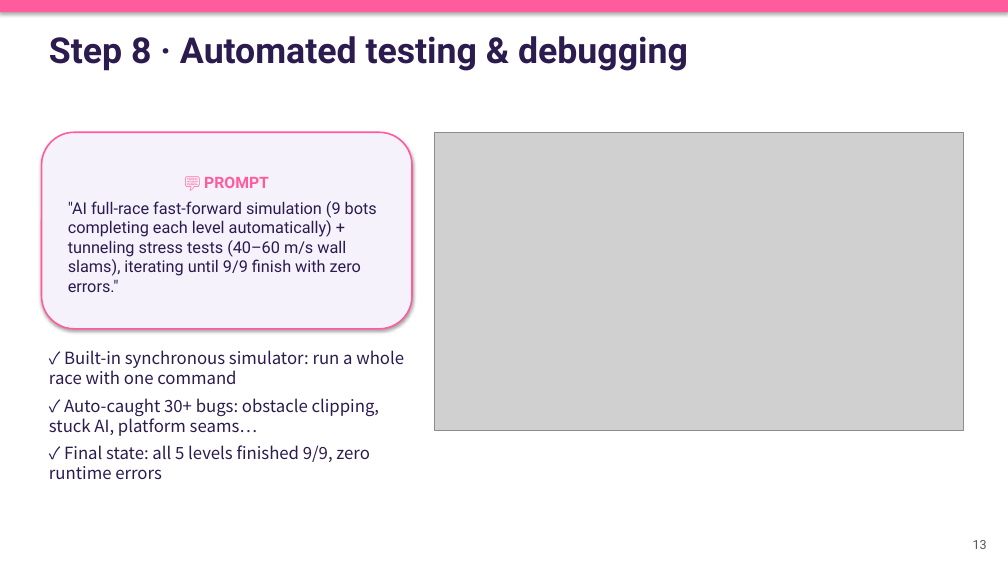
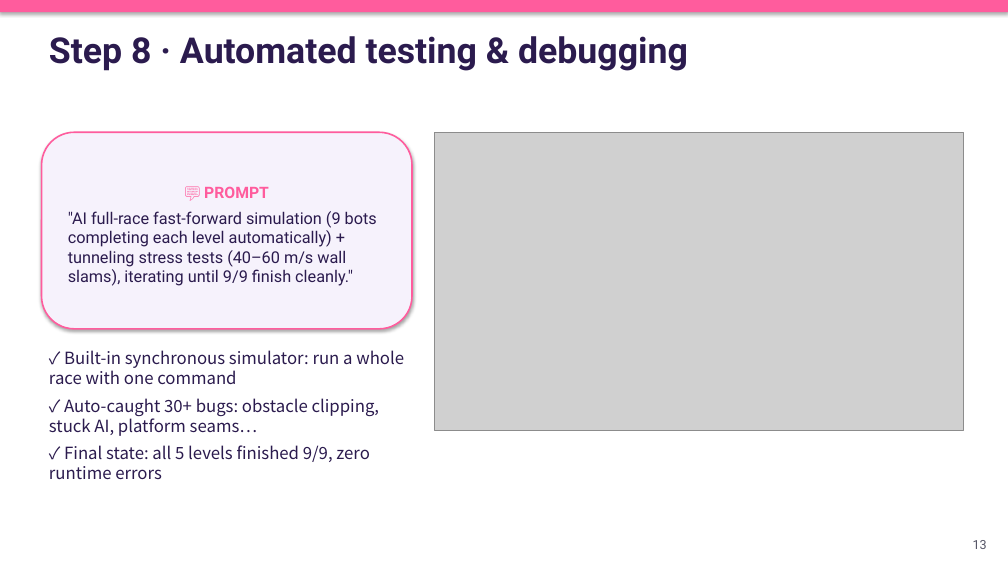
Before and after one commit to chengkaho98-svg/Mini3Dgame, a slide deck: slide 13 of AI_Game_Development_Playbook_EN.pptx. Drawn at 1008x567 pixels with LibreOffice and Linux fonts; fonts in the diff are those of the drawing; grey boxes stand for pictures. Boxes give left, top, right and bottom in pixels: in the first picture for what was removed or moved away, otherwise in the second. Text is boxed around its words. In the diff, an @@ line names an element or a change of style, - is before the commit and + after.

```diff
--- a/AI_Game_Development_Playbook_EN.pptx
+++ b/AI_Game_Development_Playbook_EN.pptx
@@ text in rounded rectangle at [68,211,377,286]: text changed @@
-"AI full-race fast-forward simulation (9 bots completing each level automatically) + tunneling stress tests (40–60 m/s wall slams), iterating until 9/9 finish with zero errors."
+"AI full-race fast-forward simulation (9 bots completing each level automatically) + tunneling stress tests (40–60 m/s wall slams), iterating until 9/9 finish cleanly."
```
Also in this commit, not shown: 14 other slides changed, 18 other files.
